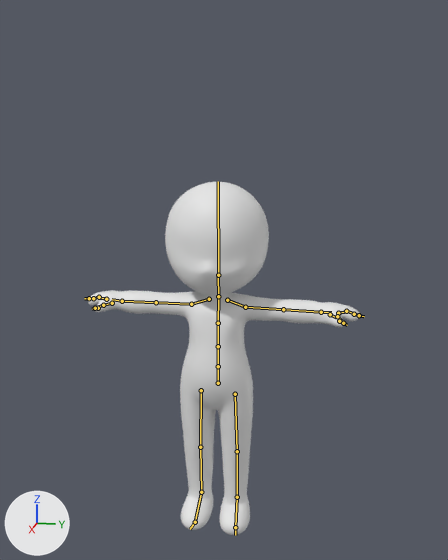
Two versions of the glTF model public/models/character_animated.glb, one commit apart.
One viewpoint serves both versions: a 50 mm lens placed at (1.626, 0.339, 0.639), pointed at (-0.026, 0.009, 0.226). The axes (+X, +Y, +Z) are drawn at lower left. The lights are the same throughout. The older version comes first. The bones that change, and the others that lie on the model, are drawn over the model as lines.

In view in the first picture: 'Personagem'.
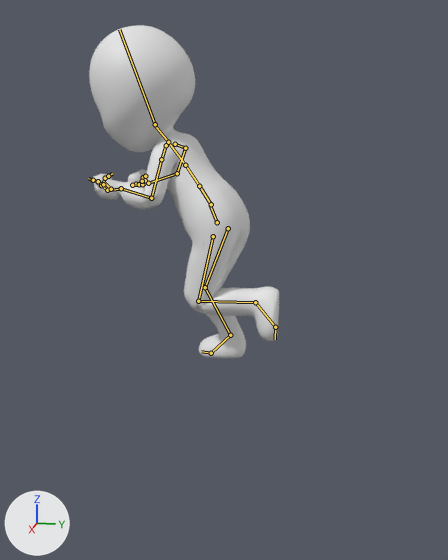
Commit message: feat: Cacador com poses de arma (clipes rifleRun e shoot no GLB)

The newer file adds an action. The first version stands in its rest pose; the second is drawn at frame 15 of the action 'rifleRun'.

Location of each change, (x1, y1, x2, y2) in pixels of the pictures (448 x 560 px):
'Personagem', posed (30% narrower)
    before: (88, 182, 360, 535)
    after: (89, 25, 279, 358)
bone 'mixamorig:Hips', root to tip
    before: (218, 383) to (218, 366)
    after: (217, 222) to (210, 205)
bone 'mixamorig:LeftUpLeg', root to tip
    before: (235, 394) to (237, 451)
    after: (213, 236) to (198, 301)
bone 'mixamorig:LeftLeg', root to tip
    before: (237, 451) to (237, 497)
    after: (198, 301) to (255, 302)
bone 'mixamorig:LeftFoot', root to tip
    before: (237, 497) to (235, 527)
    after: (255, 302) to (275, 327)
bone 'mixamorig:RightUpLeg', root to tip
    before: (201, 390) to (200, 447)
    after: (228, 228) to (205, 287)
bone 'mixamorig:RightLeg', root to tip
    before: (200, 447) to (201, 492)
    after: (205, 287) to (230, 335)
bone 'mixamorig:RightFoot', root to tip
    before: (201, 492) to (195, 522)
    after: (230, 335) to (211, 353)
bone 'mixamorig:Spine', root to tip
    before: (218, 366) to (218, 346)
    after: (211, 204) to (199, 186)
bone 'mixamorig:Spine1', root to tip
    before: (218, 346) to (218, 323)
    after: (199, 186) to (185, 165)
bone 'mixamorig:Spine2', root to tip
    before: (218, 323) to (218, 298)
    after: (185, 165) to (169, 143)
bone 'mixamorig:LeftShoulder', root to tip
    before: (227, 300) to (245, 307)
    after: (166, 145) to (161, 159)
bone 'mixamorig:LeftArm', root to tip
    before: (245, 307) to (283, 309)
    after: (161, 159) to (151, 198)
bone 'mixamorig:LeftForeArm', root to tip
    before: (283, 309) to (321, 312)
    after: (151, 198) to (121, 188)
bone 'mixamorig:LeftHand', root to tip
    before: (321, 312) to (331, 312)
    after: (121, 188) to (113, 190)
bone 'mixamorig:LeftHandIndex1', root to tip
    before: (338, 313) to (346, 311)
    after: (107, 190) to (101, 185)
bone 'mixamorig:LeftHandIndex2', root to tip
    before: (346, 311) to (354, 313)
    after: (101, 185) to (105, 178)
bone 'mixamorig:LeftHandIndex3', root to tip
    before: (354, 314) to (359, 315)
    after: (105, 178) to (108, 176)
bone 'mixamorig:LeftHandThumb1', root to tip
    before: (330, 314) to (336, 317)
    after: (111, 189) to (105, 183)
bone 'mixamorig:LeftHandThumb2', root to tip
    before: (337, 316) to (341, 320)
    after: (103, 184) to (98, 182)
bone 'mixamorig:Neck', root to tip
    before: (218, 296) to (218, 275)
    after: (168, 142) to (154, 125)
bone 'mixamorig:Head', root to tip
    before: (218, 275) to (218, 181)
    after: (155, 124) to (119, 29)
bone 'mixamorig:RightShoulder', root to tip
    before: (209, 299) to (191, 304)
    after: (175, 144) to (185, 148)
bone 'mixamorig:RightArm', root to tip
    before: (191, 304) to (156, 302)
    after: (185, 148) to (177, 173)
bone 'mixamorig:RightForeArm', root to tip
    before: (156, 302) to (122, 301)
    after: (177, 173) to (148, 183)
bone 'mixamorig:RightHand', root to tip
    before: (122, 301) to (112, 299)
    after: (148, 183) to (140, 183)
bone 'mixamorig:RightHandIndex1', root to tip
    before: (106, 299) to (98, 297)
    after: (136, 184) to (133, 184)
bone 'mixamorig:RightHandIndex2', root to tip
    before: (99, 297) to (93, 298)
    after: (132, 185) to (139, 185)
bone 'mixamorig:RightHandIndex3', root to tip
    before: (93, 298) to (89, 298)
    after: (139, 184) to (142, 184)
bone 'mixamorig:RightHandThumb1', root to tip
    before: (112, 303) to (103, 305)
    after: (143, 177) to (146, 176)
bone 'mixamorig:RightHandThumb2', root to tip
    before: (103, 305) to (97, 307)
    after: (145, 176) to (143, 179)
bone 'mixamorig:RightHandThumb3', root to tip
    before: (98, 308) to (95, 308)
    after: (145, 180) to (143, 182)

The change in detail:
Bone 'mixamorig:Hips' (bone_mixamorig_hips) moves from (0.0, 0.0, 0.0) to (-0.005, 0.456, -0.017).
Bone 'mixamorig:Hips' (bone_mixamorig_hips) turns from (0, 0, 0) to (3, -102, 18) degrees about its own x, y and z.
Bone 'mixamorig:LeftUpLeg' (bone_mixamorig_leftupleg) turns from (0, 0, 0) to (37, -20, -9) degrees about its own x, y and z.
Bone 'mixamorig:LeftLeg' (bone_mixamorig_leftleg) turns from (0, 0, 0) to (-101, 3, -5) degrees about its own x, y and z.
Bone 'mixamorig:LeftFoot' (bone_mixamorig_leftfoot) turns from (0, 0, 0) to (1, -9, 16) degrees about its own x, y and z.
Bone 'mixamorig:RightUpLeg' (bone_mixamorig_rightupleg) turns from (0, 0, 0) to (44, -14, 2) degrees about its own x, y and z.
Bone 'mixamorig:RightLeg' (bone_mixamorig_rightleg) turns from (0, 0, 0) to (-51, 5, -5) degrees about its own x, y and z.
Bone 'mixamorig:RightFoot' (bone_mixamorig_rightfoot) turns from (0, 0, 0) to (27, 0, 0) degrees about its own x, y and z.
Bone 'mixamorig:Spine' (bone_mixamorig_spine) turns from (0, 0, 0) to (15, 0, 1) degrees about its own x, y and z.
Bone 'mixamorig:Spine1' (bone_mixamorig_spine1) turns from (0, 0, 0) to (2, 0, -1) degrees about its own x, y and z.
Bone 'mixamorig:Spine2' (bone_mixamorig_spine2) turns from (0, 0, 0) to (2, 0, -1) degrees about its own x, y and z.
Bone 'mixamorig:LeftShoulder' (bone_mixamorig_leftshoulder) turns from (0, 0, 0) to (16, 7, 20) degrees about its own x, y and z.
Bone 'mixamorig:LeftArm' (bone_mixamorig_leftarm) turns from (0, 0, 0) to (40, -46, 1) degrees about its own x, y and z.
Bone 'mixamorig:LeftForeArm' (bone_mixamorig_leftforearm) turns from (0, 0, 0) to (2, -3, 94) degrees about its own x, y and z.
Bone 'mixamorig:LeftHand' (bone_mixamorig_lefthand) turns from (0, 0, 0) to (-26, -110, 8) degrees about its own x, y and z.
Bone 'mixamorig:LeftHandIndex1' (bone_mixamorig_lefthandindex1) turns from (0, 0, 0) to (59, -18, 3) degrees about its own x, y and z.
Bone 'mixamorig:LeftHandIndex2' (bone_mixamorig_lefthandindex2) turns from (0, 0, 0) to (48, 1, -15) degrees about its own x, y and z.
Bone 'mixamorig:LeftHandIndex3' (bone_mixamorig_lefthandindex3) turns from (0, 0, 0) to (45, 0, 10) degrees about its own x, y and z.
Bone 'mixamorig:LeftHandThumb1' (bone_mixamorig_lefthandthumb1) turns from (0, 0, 0) to (47, 30, 52) degrees about its own x, y and z.
Bone 'mixamorig:LeftHandThumb2' (bone_mixamorig_lefthandthumb2) turns from (0, 0, 0) to (26, -59, -54) degrees about its own x, y and z.
Bone 'mixamorig:Neck' (bone_mixamorig_neck) turns from (0, 0, 0) to (1, 1, -1) degrees about its own x, y and z.
Bone 'mixamorig:Head' (bone_mixamorig_head) turns from (0, 0, 0) to (-23, 4, -4) degrees about its own x, y and z.
Bone 'mixamorig:RightShoulder' (bone_mixamorig_rightshoulder) turns from (0, 0, 0) to (-1, -7, -4) degrees about its own x, y and z.
Bone 'mixamorig:RightArm' (bone_mixamorig_rightarm) turns from (0, 0, 0) to (11, 14, -57) degrees about its own x, y and z.
Bone 'mixamorig:RightForeArm' (bone_mixamorig_rightforearm) turns from (0, 0, 0) to (2, 3, -86) degrees about its own x, y and z.
Bone 'mixamorig:RightHand' (bone_mixamorig_righthand) turns from (0, 0, 0) to (-3, 46, -19) degrees about its own x, y and z.
Bone 'mixamorig:RightHandIndex1' (bone_mixamorig_righthandindex1) turns from (0, 0, 0) to (30, 6, -8) degrees about its own x, y and z.
Bone 'mixamorig:RightHandIndex2' (bone_mixamorig_righthandindex2) turns from (0, 0, 0) to (82, 5, -11) degrees about its own x, y and z.
Bone 'mixamorig:RightHandIndex3' (bone_mixamorig_righthandindex3) turns from (0, 0, 0) to (64, 8, -18) degrees about its own x, y and z.
Bone 'mixamorig:RightHandThumb1' (bone_mixamorig_righthandthumb1) turns from (0, 0, 0) to (67, -21, -55) degrees about its own x, y and z.
Bone 'mixamorig:RightHandThumb2' (bone_mixamorig_righthandthumb2) turns from (0, 0, 0) to (39, -25, 20) degrees about its own x, y and z.
Bone 'mixamorig:RightHandThumb3' (bone_mixamorig_righthandthumb3) turns from (0, 0, 0) to (22, -7, 15) degrees about its own x, y and z.
